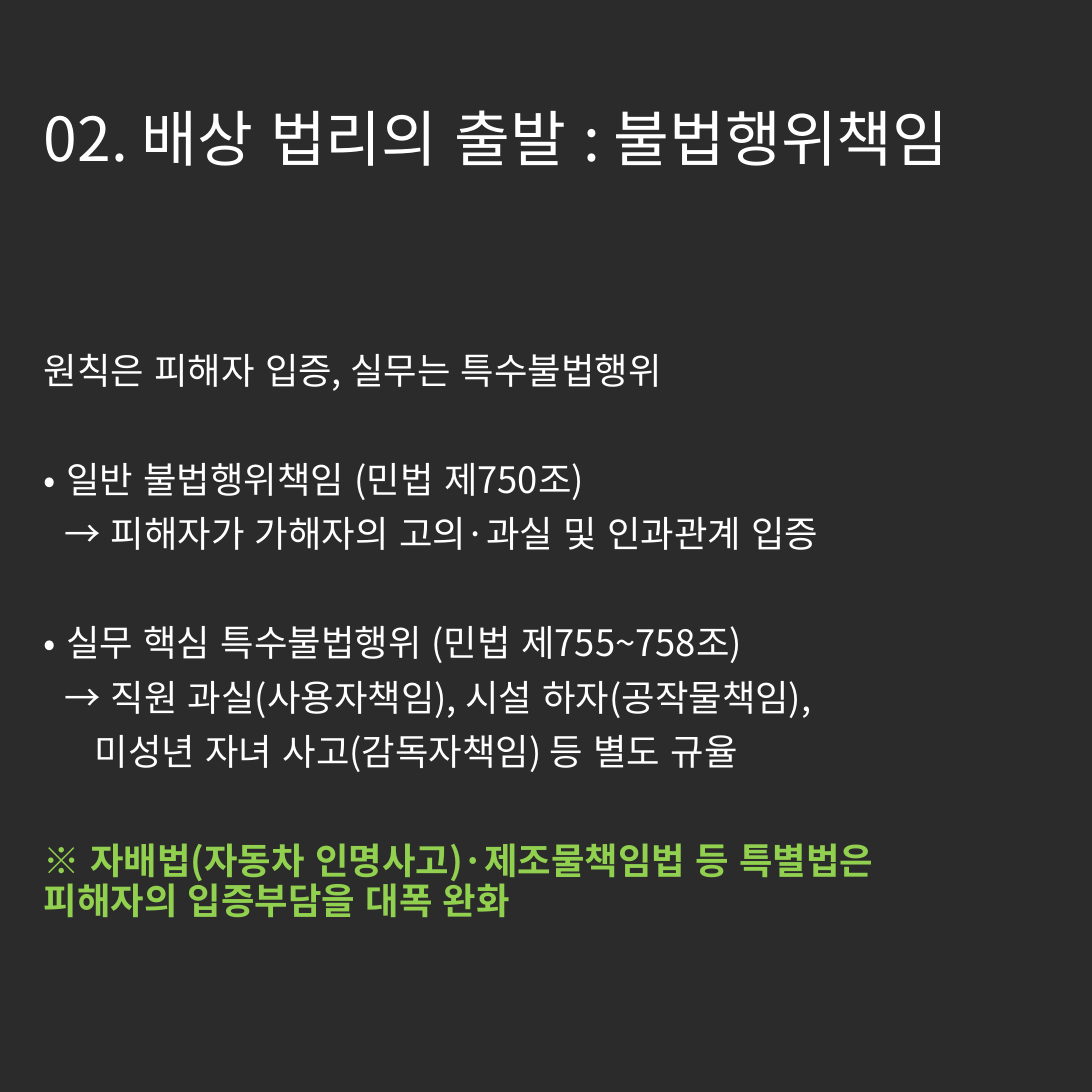
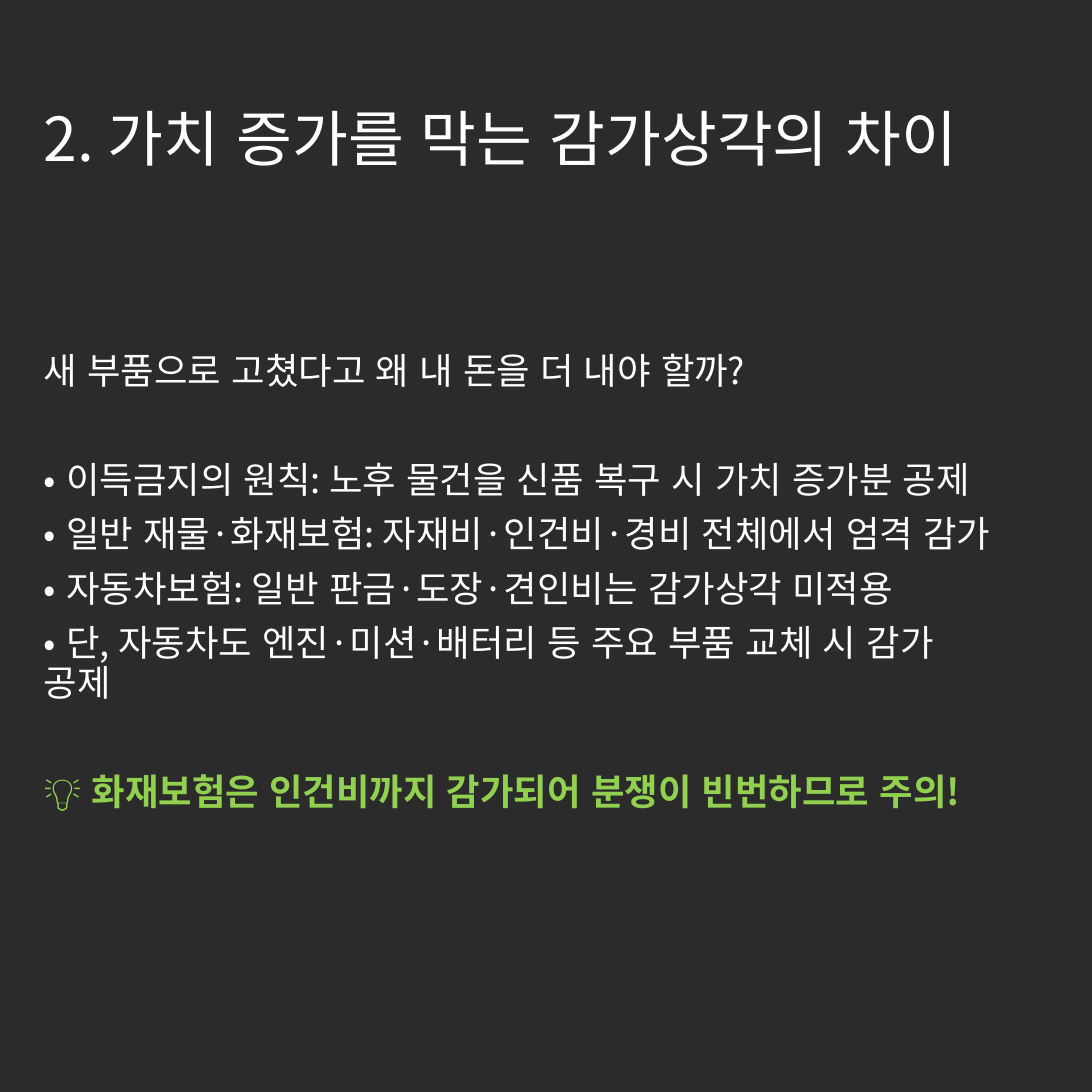
Before and after one commit to tladjuster00000029/brunch-SNS--auto, a slide deck: slide 3 of posts/images/generated_cards.pptx. Drawn at 1092x1092 pixels with LibreOffice and Linux fonts; fonts in the diff are those of the drawing; background and template pictures are left out; a plain dark background stands for a picture behind light text. Boxes give left, top, right and bottom in pixels: in the first picture for what was removed or moved away, otherwise in the second. Text is boxed around its words. In the diff, an @@ line names an element or a change of style, - is before the commit and + after.

```diff
--- a/posts/images/generated_cards.pptx
+++ b/posts/images/generated_cards.pptx
@@ title at bbox=[44, 111, 958, 166]: text changed @@
-02. 배상 법리의 출발 : 불법행위책임
+2. 가치 증가를 막는 감가상각의 차이
@@ subtitle at bbox=[44, 353, 990, 809]: text changed @@
-원칙은 피해자 입증, 실무는 특수불법행위
-• 일반 불법행위책임 (민법 제750조)
-→ 피해자가 가해자의 고의·과실 및 인과관계 입증
-• 실무 핵심 특수불법행위 (민법 제755~758조)
-→ 직원 과실(사용자책임), 시설 하자(공작물책임),
-미성년 자녀 사고(감독자책임) 등 별도 규율
-※ 자배법(자동차 인명사고)·제조물책임법 등 특별법은 피해자의 입증부담을 대폭 완화
+새 부품으로 고쳤다고 왜 내 돈을 더 내야 할까?
+• 이득금지의 원칙: 노후 물건을 신품 복구 시 가치 증가분 공제
+• 일반 재물·화재보험: 자재비·인건비·경비 전체에서 엄격 감가
+• 자동차보험: 일반 판금·도장·견인비는 감가상각 미적용
+• 단, 자동차도 엔진·미션·배터리 등 주요 부품 교체 시 감가 공제
+💡 화재보험은 인건비까지 감가되어 분쟁이 빈번하므로 주의!
```
Also in this commit, not shown: 4 other slides changed, 5 other files.
